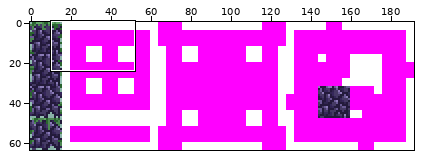
Sprite sheet -- screwbox-core/src/main/resources/assets/autotiles/rocks.png. The picture above shows the old version from afar; the outline marks the close-up.
Close-up. The starting point:
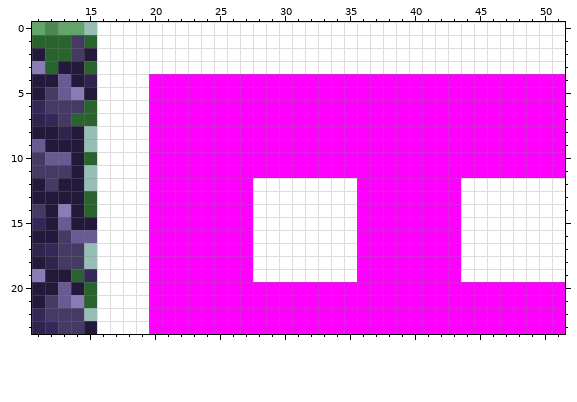
The file is 192x64 pixels. Shown: x 11..51, y 0..23.
After:
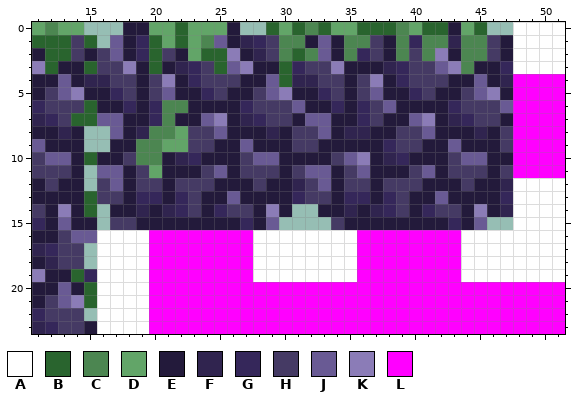
Palette (. is transparent): A #ffffff  B #29642e  C #4c8651  D #62a568  E #231a3b  F #30244f  G #35275a  H #453a64  J #695a94  K #8b7cb7  L #ff00ff
The edit:
Changed rows in their new state; - is an unchanged pixel.
first column x 16:
 0 ..EEDDBDDDE..BDBCBDDBBBCDBBEDB..
 1 .JEGBDBDCJEFGHCCEJECCHECGCCFCCHE
 2 HJEGBHEDBBKEFHCBCJECGHECHCKECCHE
 3 HHKEBEFGHBJKEEBGHHKEEEFGHHJKCEEG
 4 FHHEHKEGHHHEEJBFFHHEHKEGHHHEEJEF
 5 EGHEHJEEGHEEHJKEEGHEHJEEGHEEHJKE
 6 EEGEGCCEEEEGHHHJEEGEGHJEEEEGHHHJ
 7 JJEEGCEEJKEFGHHEJJEEGHEEJKEFGHHE
 8 .JEFCCDHHJEEEFEHHJEFFEEHHJEEEFEH
 9 .EECCDDHHEEJEEEHHEEEEEGHHEEJEEEH
10 EEHCCEFGEEEHJJEEEEHJKEFGEEEHJJEE
11 JJEHDEEEHJEHHHEHJJEHJEEEHJEHHHEH
12 HJEHHEHHHEEEHEEFHJEHHEHHHEEEHEEF
13 HHEGGEGHEEJEEEEGHHEGGEGHEEJEEEEG
14 .EEFEFGHEGHHEKE..EEFEFGHEGHHEKEF
15 .HHEEEEEEEEGEJ....HEEEEEEEEGEJ..
Changed places in both close-ups, as pixel boxes (x1, y1, x2, y2):
changed: (97, 22, 513, 230)
